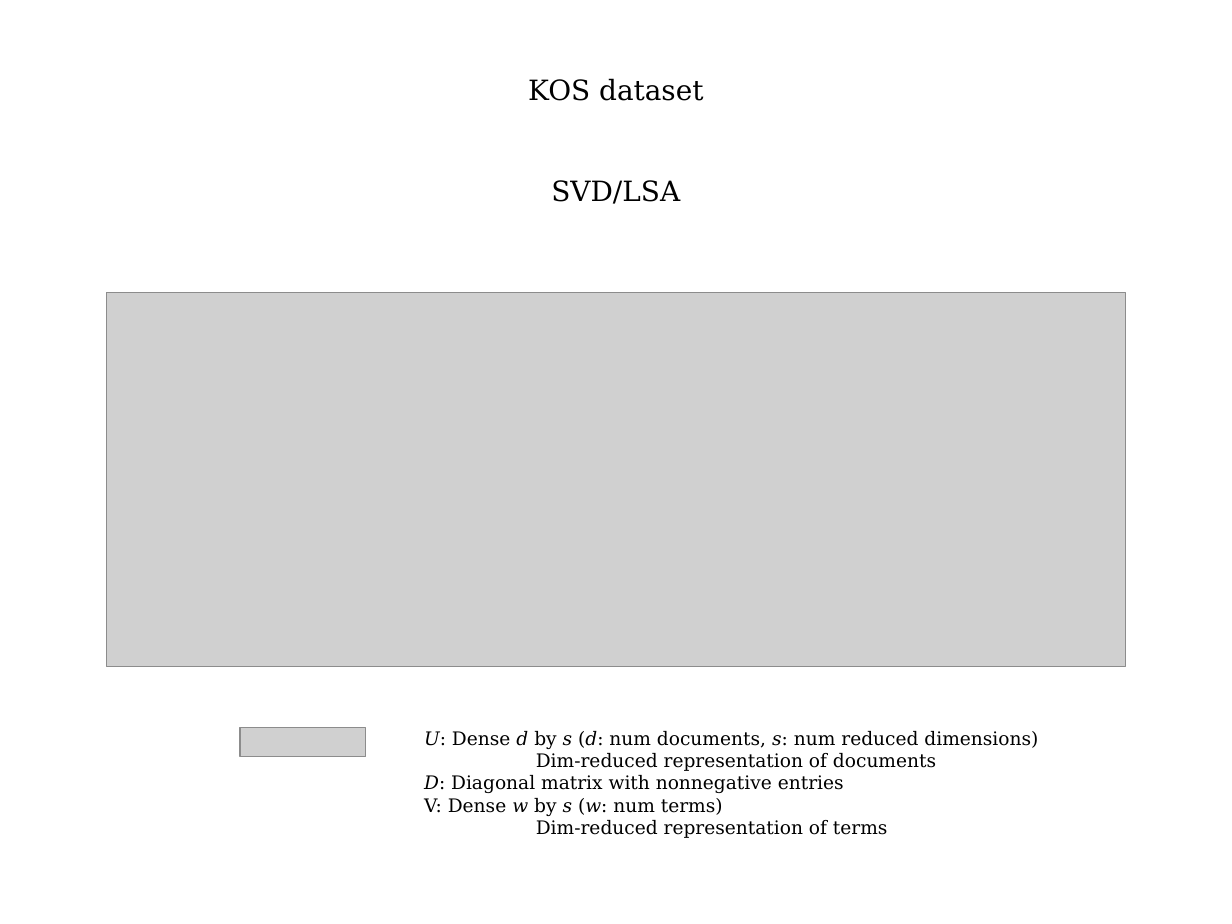
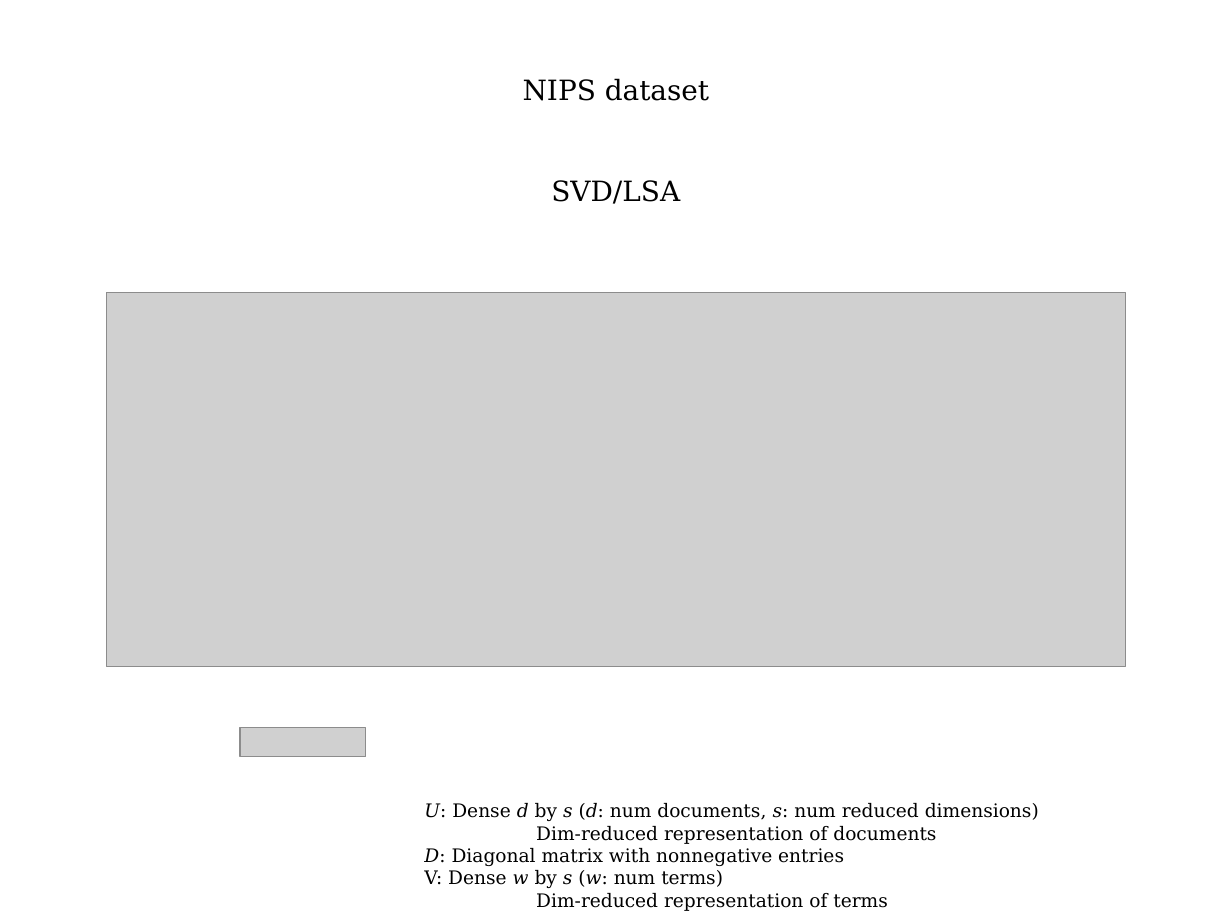
Before and after one commit to vitalv/doc-clustering-topic-modeling, a slide deck: slide 21 of doc-clustering-topic-modeling.odp (slide 20 before the commit). Drawn at 1232x924 pixels with LibreOffice and Linux fonts; fonts in the diff are those of the drawing; grey boxes stand for pictures. Boxes give left, top, right and bottom in pixels: in the first picture for what was removed or moved away, otherwise in the second. Text is boxed around its words. In the diff, an @@ line names an element or a change of style, - is before the commit and + after.

```diff
--- a/doc-clustering-topic-modeling.odp
+++ b/doc-clustering-topic-modeling.odp
@@ text at (523, 78, 709, 101): text changed @@
-KOS dataset
+NIPS dataset
@@ text "U: Dense d by s ...": place and size @@
-text "U: Dense d by s ..." at (424, 731, 1038, 838)
+text "U: Dense d by s ..." at (424, 803, 1039, 911)
```
Also in this commit, not shown: 7 other slides changed, 2 slides added, 1 slide removed, 1 other file.
